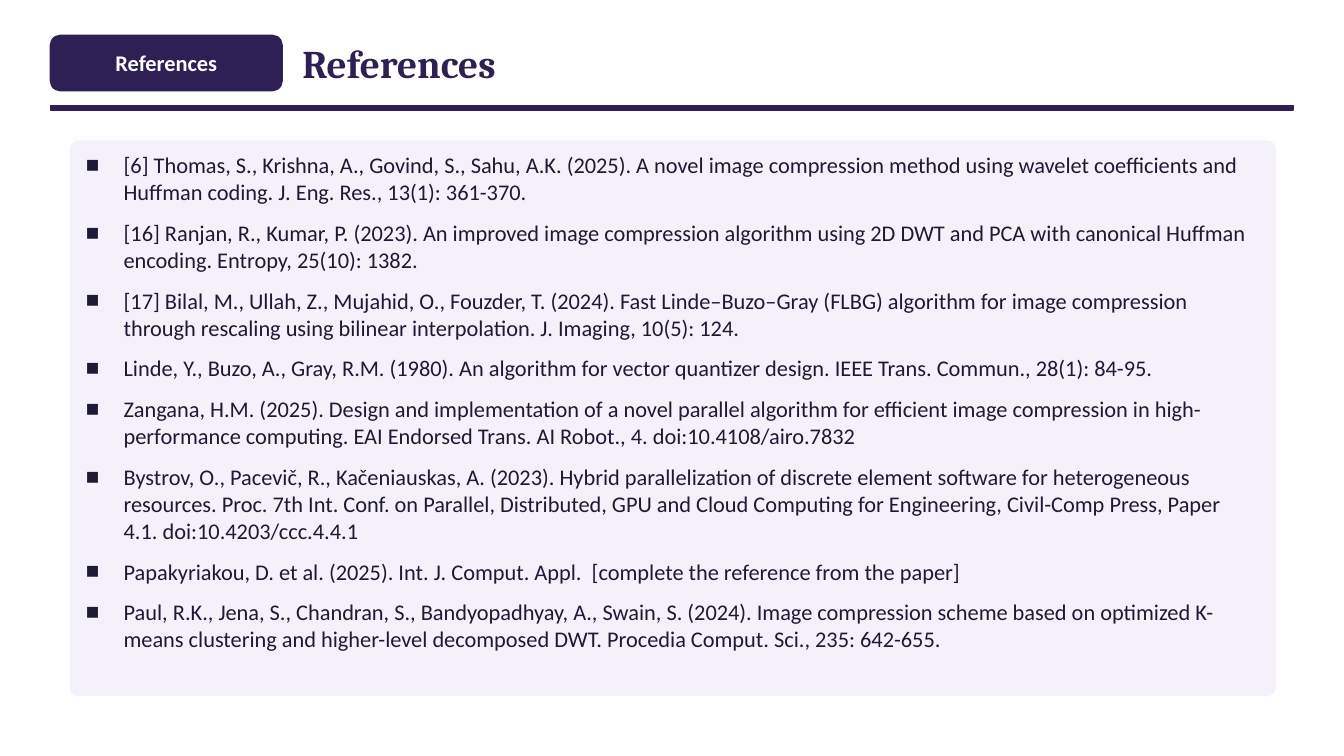
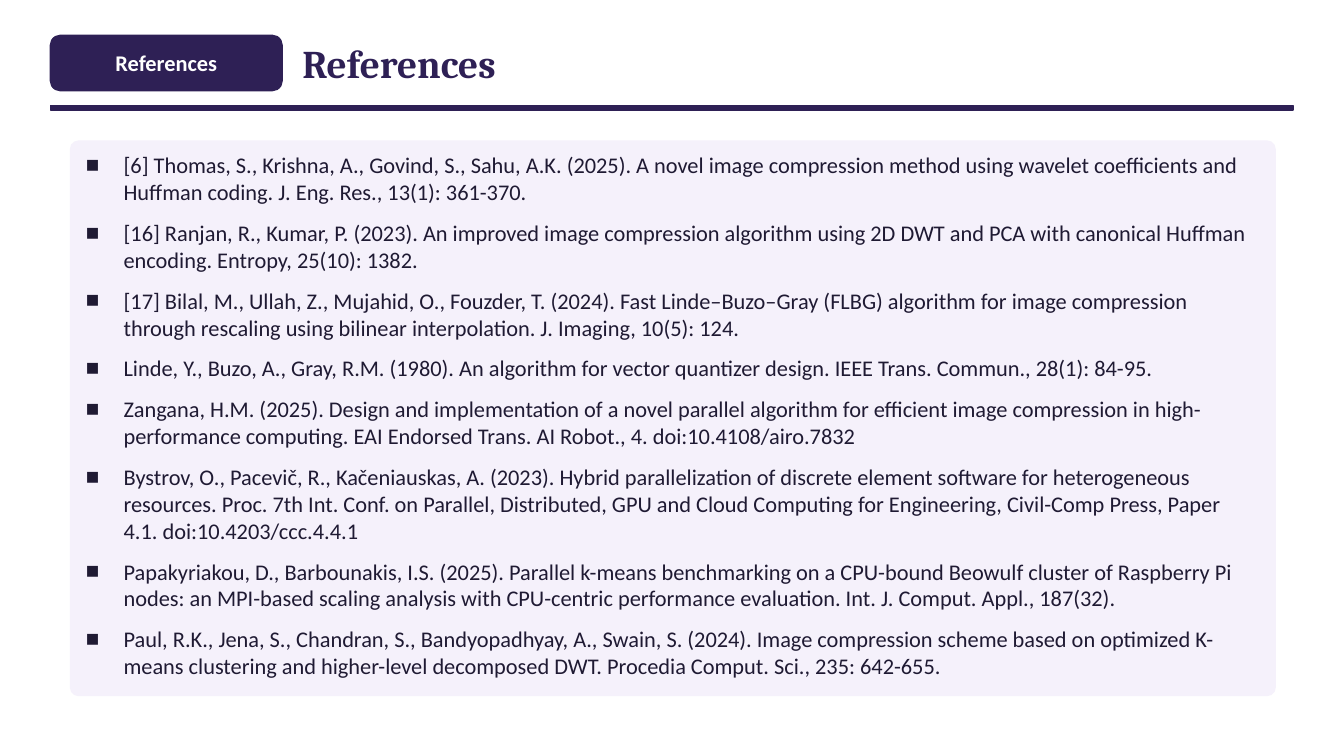
Before and after one commit to ibtihal-cpu/mihk, a slide deck: slide 33 of results/seminar/figs/Seminar_Ibtihal_FINAL.pptx. Drawn at 1344x756 pixels with LibreOffice and Linux fonts; fonts in the diff are those of the drawing. Boxes give left, top, right and bottom in pixels: in the first picture for what was removed or moved away, otherwise in the second. Text is boxed around its words. In the diff, an @@ line names an element or a change of style, - is before the commit and + after.

```diff
--- a/results/seminar/figs/Seminar_Ibtihal_FINAL.pptx
+++ b/results/seminar/figs/Seminar_Ibtihal_FINAL.pptx
@@ text at [124,564,1232,610]: text changed @@
-■ Papakyriakou, D. et al. (2025). Int. J. Comput. Appl. [complete the reference from the paper]
+■ Papakyriakou, D., Barbounakis, I.S. (2025). Parallel k-means benchmarking on a CPU-bound Beowulf cluster of Raspberry Pi nodes: an MPI-based scaling analysis with CPU-centric performance evaluation. Int. J. Comput. Appl., 187(32).
```
Also in this commit, not shown: 1 other slide changed, 2 other files.
